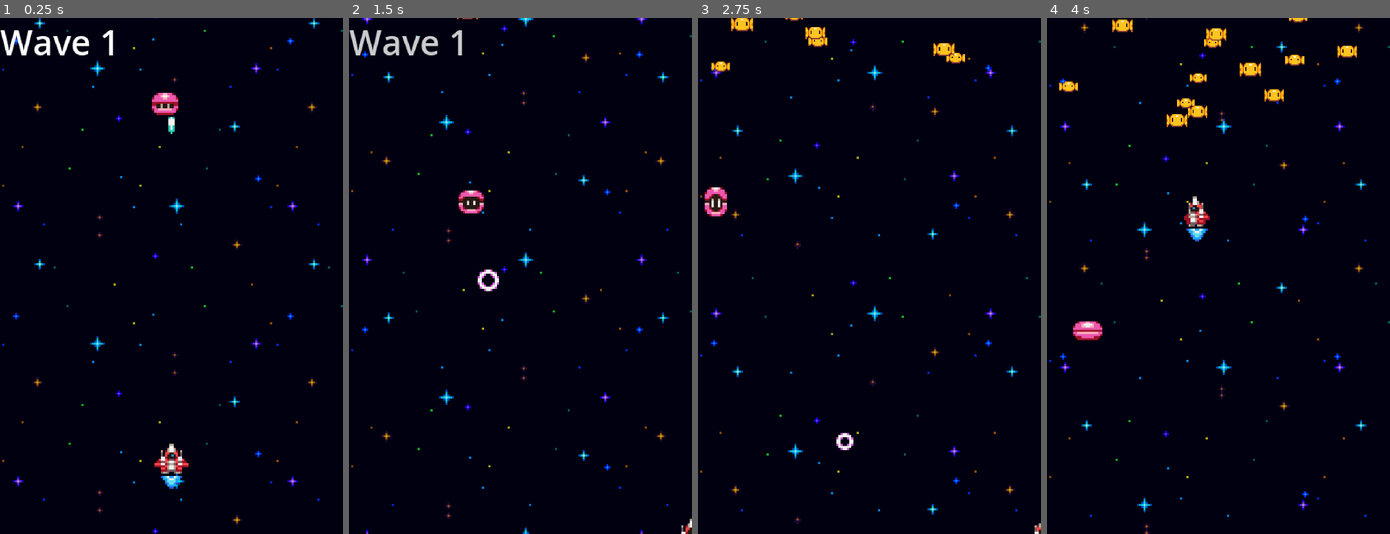
Above: before the commit, frames 1-4 (left to right).
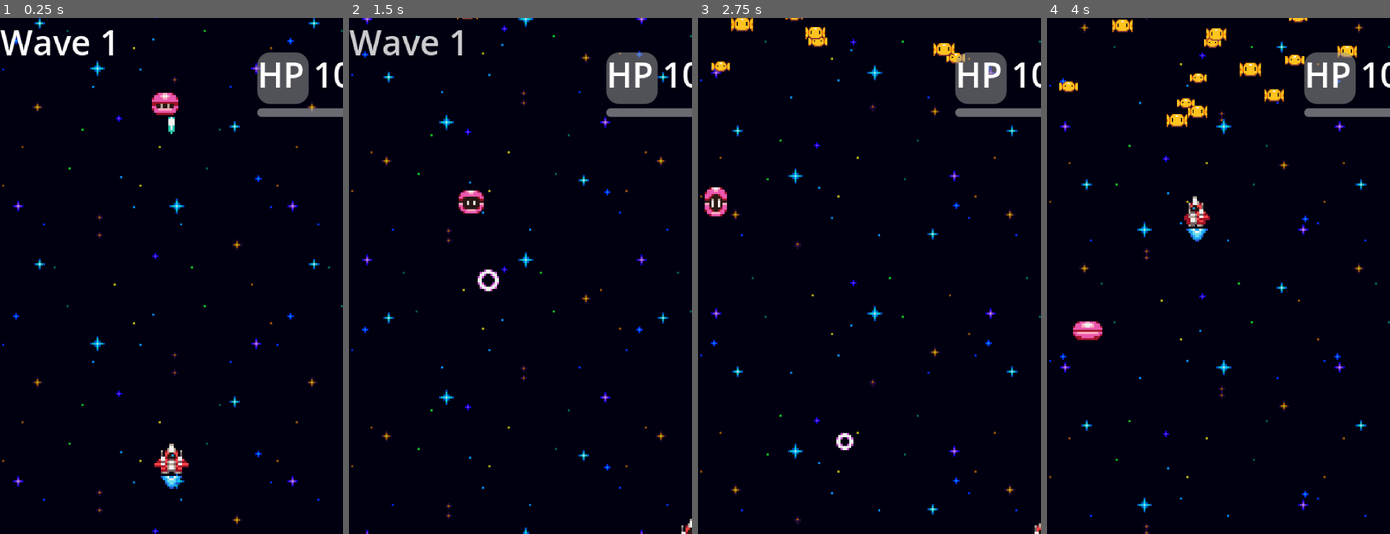
Above: after the commit, the same moments.

Repository: Nicolasult/SpaceShooterPOC
Game: Godot game, scene res://level_a.tscn
Same seed, same stepped clock (60 frames per second), same inputs: the game is played once before the commit and once after it.
Inputs:
- Up to frame 1 (0.25 s): no input
- Up to frame 2 (1.5 s): hold Right (ui_right) 0.53-1.28 s; hold Down (ui_down) from 1.28 s (still down)
- Up to frame 3 (2.75 s): release Down (ui_down) at 2.03 s; hold Right (ui_right) from 2.03 s (still down)
- Up to frame 4 (4 s): release Right (ui_right) at 2.78 s; hold Up (ui_up) 2.78-3.53 s; hold Left (ui_left) from 3.53 s (still down)

The runs differ from the first frame. In frame 1, 2.0% of the frame differs, in the area x 74-100%, y 6-20%; in frame 2, 2.0%; in frame 3, 2.0%; in frame 4, 2.0%.

Commit message:
iterations on the hud

Diff:
--- a/content/ui/hud_health.gd
+++ b/content/ui/hud_health.gd
@@ -1,29 +1,38 @@
 extends CanvasLayer
 
-@export var health_path: NodePath        # assigne $Player/Health
-@export var hide_on_death: bool = false  # option : masquer à 0 HP
+@export var hide_on_death: bool = false
 
-@onready var _bar: ProgressBar = %Bar
-@onready var _label: Label = %Label
-@onready var _hp: Node = get_node_or_null(health_path)
+@onready var _bar: ProgressBar = $MarginContainer/Panel/VBoxContainer/Bar
+@onready var _label: Label = $MarginContainer/Panel/VBoxContainer/HP
+
+var _hp: Node = null
+var _wired: bool = false   # évite "already connected" lors des hot-reloads
 
 func _ready() -> void:
+	# Init UI
 	if _bar:
 		_bar.min_value = 0.0
 		_bar.max_value = 100.0
 		_bar.value = 100.0
+	if _label:
+		_label.text = "HP 100 / 100"
 
-	if _hp and _hp.has_signal("changed"):
-		_hp.connect("changed", Callable(self, "_on_hp_changed"))
-	_init_from_health()
+	# Trouve le player par groupe (dans Player.gd: add_to_group("player"))
+	var player := get_tree().get_first_node_in_group("player")
+	if player and player.has_node("Health"):
+		_hp = player.get_node("Health")
 
-	if hide_on_death and _hp and _hp.has_signal("died"):
-		_hp.connect("died", Callable(self, "_on_dead"))
+	# Connexions (une seule fois)
+	if _hp and not _wired:
+		if not _hp.is_connected("changed", Callable(self, "_on_hp_changed")):
+			_hp.connect("changed", Callable(self, "_on_hp_changed"))
+		if hide_on_death and _hp.has_signal("died") and not _hp.is_connected("died", Callable(self, "_on_dead")):
+			_hp.connect("died", Callable(self, "_on_dead"))
+		_wired = true
 
-func _init_from_health() -> void:
-	if not _hp: return
-	if "hp" in _hp and "max_hp" in _hp:
-		_on_hp_changed(float(_hp.hp), float(_hp.max_hp))
+		# Init immédiate
+		if "hp" in _hp and "max_hp" in _hp:
+			_on_hp_changed(float(_hp.hp), float(_hp.max_hp))
 
 func _on_hp_changed(current: float, max_value: float) -> void:
 	if _bar:
@@ -35,3 +44,6 @@
 func _on_dead() -> void:
 	if hide_on_death:
 		visible = false
+
+func _exit_tree() -> void:
+	_wired = false
--- a/content/ui/hud_health.tscn
+++ b/content/ui/hud_health.tscn
@@ -11,6 +11,7 @@
 
 [node name="HUDHealth" type="CanvasLayer"]
 script = ExtResource("1_mt85i")
+hide_on_death = true
 
 [node name="MarginContainer" type="MarginContainer" parent="."]
 anchors_preset = 1
@@ -19,6 +20,8 @@
 offset_left = -40.0
 offset_bottom = 40.0
 grow_horizontal = 0
+theme_override_constants/margin_top = 16
+theme_override_constants/margin_right = 16
 
 [node name="Panel" type="Panel" parent="MarginContainer"]
 layout_mode = 2
@@ -30,10 +33,12 @@
 offset_bottom = 40.0
 
 [node name="HP" type="Label" parent="MarginContainer/Panel/VBoxContainer"]
+unique_name_in_owner = true
 layout_mode = 2
 text = "HP"
 
 [node name="Bar" type="ProgressBar" parent="MarginContainer/Panel/VBoxContainer"]
+unique_name_in_owner = true
 layout_mode = 2
 rounded = true
 show_percentage = false
--- a/level_a.tscn
+++ b/level_a.tscn
@@ -10,8 +10,11 @@
 [ext_resource type="Resource" uid="uid://l0yycois2ihy" path="res://gameplay/spawning/level_a/wave_a4/wave4.tres" id="7_sx5to"]
 [ext_resource type="PackedScene" uid="uid://2g5gt6cvs7mi" path="res://content/effects/space_background.tscn" id="7_w3qxq"]
 [ext_resource type="PackedScene" uid="uid://c5g81ilur4ywa" path="res://content/enemies/purple_enemy.tscn" id="10_f0rif"]
+[ext_resource type="PackedScene" uid="uid://qkqmthai0gcw" path="res://content/ui/hud_health.tscn" id="11_np7es"]
 
 [node name="LevelA" type="Node2D"]
+
+[node name="HUDHealth" parent="." instance=ExtResource("11_np7es")]
 
 [node name="SpaceBackground" parent="." instance=ExtResource("7_w3qxq")]
 
Not shown: 1 places in level_a.tscn that only renumber resources
